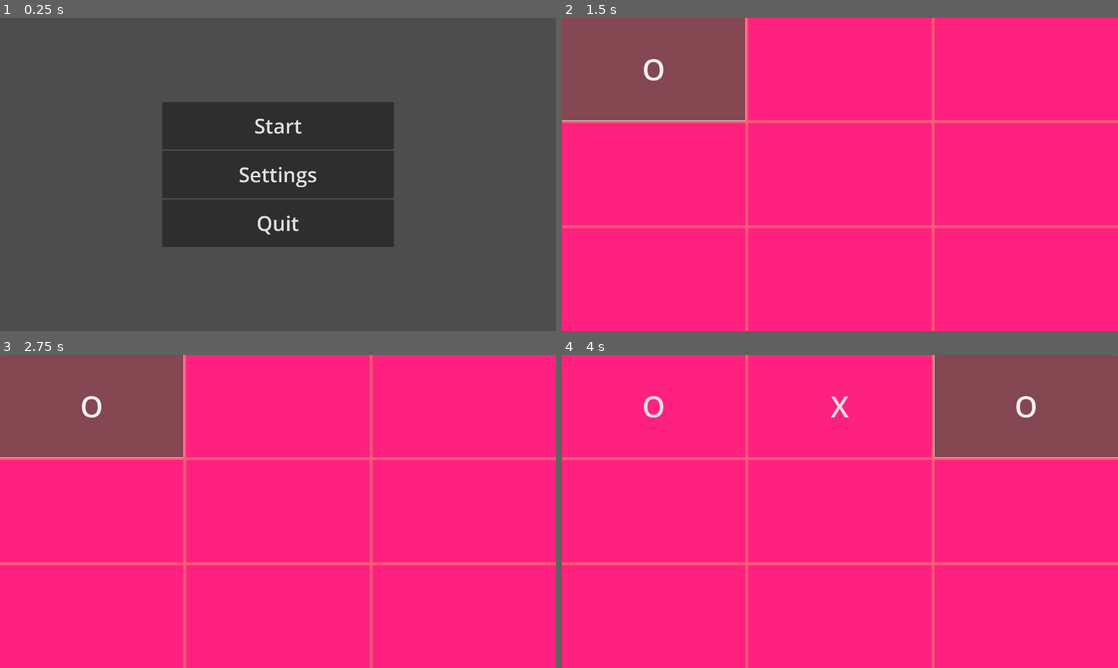
Above: before the commit, frames 1-4 (two rows, left to right).
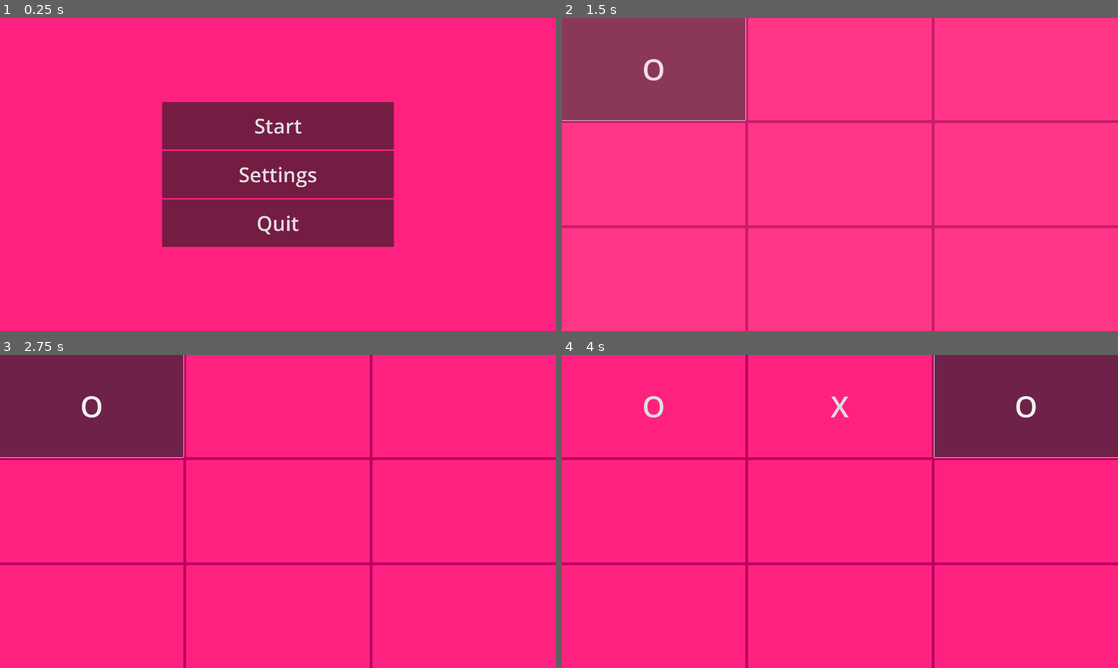
Above: after the commit, the same moments.

Repository: BessMoth/XO_YO
Game: Godot game, scene res://src/intro_ui.tscn
The game is run twice, just before and just after one commit, with the same random seed, the same clock (stepped at 60 frames per second) and the same inputs.
Inputs (mouse positions are in pixels of both pictures, inside the frame that each line leads up to):
- Up to frame 1 (0.25 s): no input
- Up to frame 2 (1.5 s): click "Start" at 0.5 s; click (650, 68) at 1.27 s
- Up to frame 3 (2.75 s): click "O" at 2 s
- Up to frame 4 (4 s): click (840, 405) at 2.77 s; click (1023, 405) at 3.52 s

The runs differ from the first frame. In frame 1, 100% of the frame differs, in the area x 0-100%, y 0-100%; in frame 2, 2.7%; in frame 3, 13%; in frame 4, 13%.

Commit message:
add/:scene transition

Diff:
--- a/project.godot
+++ b/project.godot
@@ -16,6 +16,10 @@
 config/features=PackedStringArray("4.4", "Forward Plus")
 config/icon="res://icon.svg"
 
+[autoload]
+
+SceneTranslation="*res://scene_translation.tscn"
+
 [display]
 
 window/size/viewport_width=1920
@@ -31,3 +35,4 @@
 [rendering]
 
 renderer/rendering_method="mobile"
+environment/defaults/default_clear_color=Color(1, 0.129412, 0.501961, 1)
--- /dev/null
+++ b/scene_translation.gd
@@ -0,0 +1,8 @@
+extends CanvasLayer
+@onready var animation_player: AnimationPlayer = $AnimationPlayer
+
+func change_scene(scene: PackedScene)->void:
+	animation_player.play("dissolve")
+	await animation_player.animation_finished
+	get_tree().change_scene_to_packed(scene)
+	animation_player.play_backwards("dissolve")
--- /dev/null
+++ b/scene_translation.tscn
@@ -0,0 +1,59 @@
+[gd_scene load_steps=5 format=3 uid="uid://cm848wsb0oyvg"]
+
+[ext_resource type="Script" uid="uid://c8f5lwb26m6v0" path="res://scene_translation.gd" id="1_y1jhn"]
+
+[sub_resource type="Animation" id="Animation_y1jhn"]
+resource_name = "dissolve"
+length = 0.5
+tracks/0/type = "value"
+tracks/0/imported = false
+tracks/0/enabled = true
+tracks/0/path = NodePath(".:modulate")
+tracks/0/interp = 1
+tracks/0/loop_wrap = true
+tracks/0/keys = {
+"times": PackedFloat32Array(0, 0.5),
+"transitions": PackedFloat32Array(1, 1),
+"update": 0,
+"values": [Color(1, 1, 1, 0), Color(1, 1, 1, 1)]
+}
+
+[sub_resource type="Animation" id="Animation_aa4hc"]
+length = 0.001
+tracks/0/type = "value"
+tracks/0/imported = false
+tracks/0/enabled = true
+tracks/0/path = NodePath(".:modulate")
+tracks/0/interp = 1
+tracks/0/loop_wrap = true
+tracks/0/keys = {
+"times": PackedFloat32Array(0),
+"transitions": PackedFloat32Array(1),
+"update": 0,
+"values": [Color(1, 1, 1, 0)]
+}
+
+[sub_resource type="AnimationLibrary" id="AnimationLibrary_5y17v"]
+_data = {
+&"RESET": SubResource("Animation_aa4hc"),
+&"dissolve": SubResource("Animation_y1jhn")
+}
+
+[node name="SceneTranslation" type="CanvasLayer"]
+script = ExtResource("1_y1jhn")
+
+[node name="ColorRect" type="ColorRect" parent="."]
+modulate = Color(1, 1, 1, 0)
+anchors_preset = 15
+anchor_right = 1.0
+anchor_bottom = 1.0
+grow_horizontal = 2
+grow_vertical = 2
+mouse_filter = 2
+color = Color(1, 0.532078, 0.623805, 1)
+
+[node name="AnimationPlayer" type="AnimationPlayer" parent="."]
+root_node = NodePath("../ColorRect")
+libraries = {
+&"": SubResource("AnimationLibrary_5y17v")
+}
--- a/src/intro_ui.gd
+++ b/src/intro_ui.gd
@@ -1,8 +1,8 @@
 extends Control
-
+const main_ui:PackedScene = preload("res://src/main_ui.tscn")
 
 func _on_start_pressed() -> void:
-	get_tree().change_scene_to_file("res://src/main_ui.tscn")
+	SceneTranslation.change_scene(main_ui)
 
 
 func _on_settings_pressed() -> void:
--- a/src/main_ui.gd
+++ b/src/main_ui.gd
@@ -6,6 +6,7 @@
 
 var turn:bool = true
 var grid: Array[Node]
+var intro_ui: PackedScene = load("res://src/intro_ui.tscn")
 
 func turn_to_string():
 	if pre_turn:
@@ -58,7 +59,7 @@
 	return false
 
 func end()->void:
-	get_tree().change_scene_to_file("res://src/intro_ui.tscn")
+	SceneTranslation.change_scene(intro_ui)
 
 func isWin() -> bool:
 	for pos in win_positions:
--- a/src/main_ui.tscn
+++ b/src/main_ui.tscn
@@ -4,7 +4,7 @@
 [ext_resource type="Script" uid="uid://c8whd47o6h18j" path="res://src/main_ui.gd" id="1_qog1u"]
 
 [sub_resource type="StyleBoxFlat" id="StyleBoxFlat_qog1u"]
-bg_color = Color(0.966117, 0.361452, 0.462349, 1)
+bg_color = Color(0.74, 0, 0.382334, 1)
 
 [node name="MainUI" type="Control"]
 layout_mode = 3
Not shown, added: scene_translation.gd.uid
Not shown, changed: build/index.html
Not shown, changed: build/index.pck
